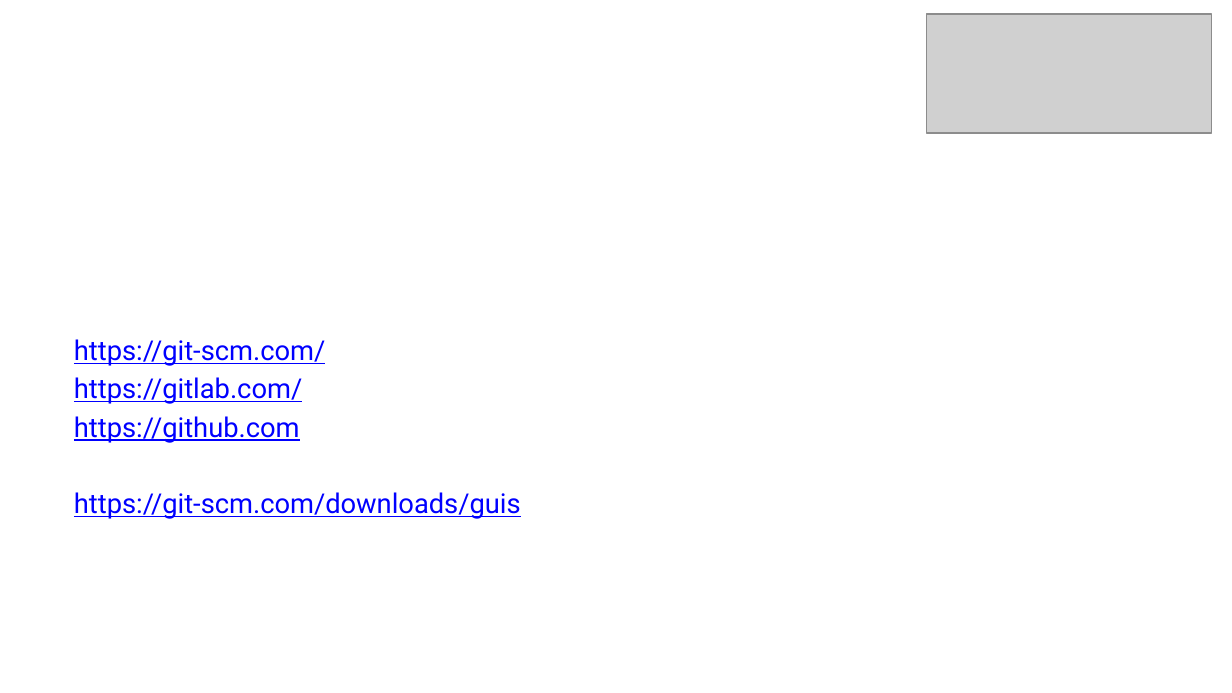
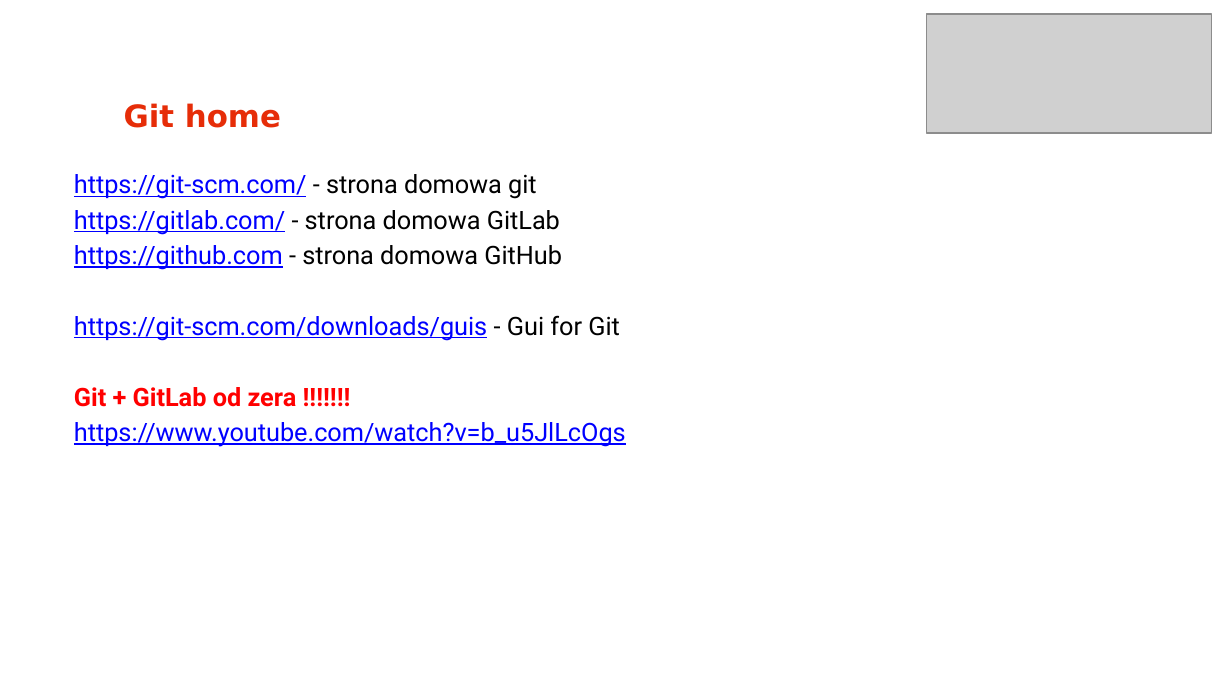
Before and after one commit to arturkwiek/gitlab-tutorial, a slide deck: slide 2 of 00. Git - tutorial - Zasoby sieciowe (sznurki).pptx. Drawn at 1232x693 pixels with LibreOffice and Linux fonts; fonts in the diff are those of the drawing; grey boxes stand for pictures; background and template pictures are left out. Boxes give left, top, right and bottom in pixels: in the first picture for what was removed or moved away, otherwise in the second. Text is boxed around its words. In the diff, an @@ line names an element or a change of style, - is before the commit and + after.

```diff
--- a/00. Git - tutorial - Zasoby sieciowe (sznurki).pptx
+++ b/00. Git - tutorial - Zasoby sieciowe (sznurki).pptx
@@ text added at box(124, 103, 281, 128), 18 pt, text #E62D08, bold @@
+Git home
@@ text at box(74, 174, 626, 447): text changed; size 16 to 14.8 pt @@
-https://git-scm.com/
-https://gitlab.com/
-https://github.com
-https://git-scm.com/downloads/guis
+https://git-scm.com/ - strona domowa git
+https://gitlab.com/ - strona domowa GitLab
+https://github.com - strona domowa GitHub
+https://git-scm.com/downloads/guis - Gui for Git
+Git + GitLab od zera !!!!!!!
+https://www.youtube.com/watch?v=b_u5JlLcOgs
```
Also in this commit, not shown: 1 other slide changed, 1 slide added, 2 other files.
